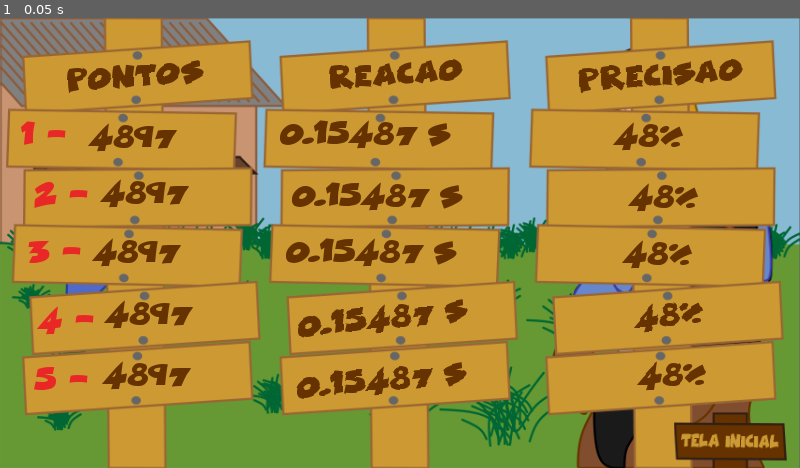
Above: before the commit, frame 1.
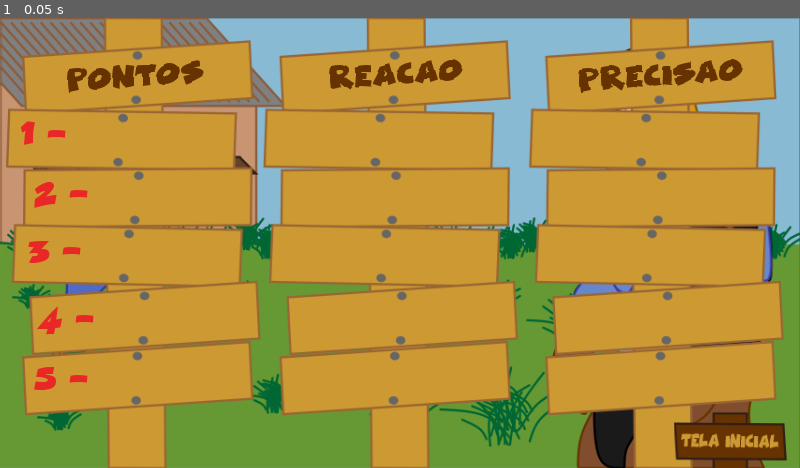
Above: after the commit, the same moment.

Repository: carlospazuzu/ProjetoFinalTEP
Game: Godot game, scene res://scenes/records/RecordsScreen.tscn
Two runs of this game, one before a commit and one after it. Both use one fixed random seed, a clock stepped at 60 frames per second and the inputs below. This scene is started directly instead of the project's main scene.
Inputs:
- Up to frame 1 (0.05 s): no input

The runs differ from the first frame. In frame 1, 6.1% of the frame differs, in the area x 11-89%, y 22-85%.
Error after the commit: Invalid get index '0' (on base: 'Array'). (res://scenes/records/RecordsScreen.gd:5)

Commit message:
Implantação do save

Diff:
--- a/project.godot
+++ b/project.godot
@@ -19,6 +19,10 @@
 run/main_scene="res://scenes/tests/Tests.tscn"
 config/icon="res://icon.png"
 
+[autoload]
+
+Data="*res://save/Data.gd"
+
 [display]
 
 window/size/width=853
--- /dev/null
+++ b/save/Data.gd
@@ -0,0 +1,24 @@
+extends Node
+
+const FILE_NAME = "user://save-data.json"
+
+var records = []
+
+func save():
+	var file = File.new()
+	file.open(FILE_NAME, File.WRITE)
+	file.store_string(to_json(records))
+	file.close()
+
+func load():
+	var file = File.new()
+	if file.file_exists(FILE_NAME):
+		file.open(FILE_NAME, File.READ)
+		var data = parse_json(file.get_as_text())
+		file.close()
+		if typeof(data) == TYPE_ARRAY:
+			records = data
+		else:
+			printerr("Corrupted data!")
+	else:
+		printerr("No saved data!")
--- /dev/null
+++ b/save/Data.tscn
@@ -0,0 +1,6 @@
+[gd_scene load_steps=2 format=2]
+
+[ext_resource path="res://save/Data.gd" type="Script" id=1]
+
+[node name="Data" type="Node"]
+script = ExtResource( 1 )
--- a/scenes/duelo/DueloScreen.gd
+++ b/scenes/duelo/DueloScreen.gd
@@ -118,49 +118,16 @@
 
 func _save_record_to_file(final_score, x):
 	var precisao = int(200 - (abs(x) * 100))
-
-	var records = []
-	records.append(
-		{
+	var record = {
 			"pontos": final_score,
 			"reacao": time_elapsed,
 			"precisao": precisao,
 		}
-	)
-
-	var file = File.new()
-	if file.file_exists("user://save.dat", File.READ):
-		var err = file.open("user://save.dat", File.READ)
-		if err == OK:
-			var r = file.get_var()
-			r.append(records)
-
-			r.sort_custom(MyCustomSorter, "sort_ascending")
-
-			if len(r) >= 5:
-				r.pop_back()
-
-			file.close()
-			var err2 = file.open("user://save.dat", File.WRITE)
-			if err2 == OK:
-				file.store_var(r)
-			else:
-				print("Error trying to save to file")
-
-			file.close()
-		else:
-			print("Error reading file")
-		file.close()
-	else:
-		var error = file.open("user://save.dat", File.WRITE)
-		if error == OK:
-
-			file.store_var(records)
-		else:
-			print("Error opening file!")
-
-		file.close()
-
+	Data.records.append(record)
+	Data.records.sort_custom(MyCustomSorter, "sort_ascending")
+	if len(Data.records) >= 5:
+		Data.records.pop_back()
+	Data.save()
 
 
 func _on_ShootTouchButton_pressed():
--- a/scenes/duelo/DueloScreen.tscn
+++ b/scenes/duelo/DueloScreen.tscn
@@ -20,7 +20,7 @@
 [ext_resource path="res://resources/buttons/next_player_button_pressed.png" type="Texture" id=18]
 [ext_resource path="res://resources/buttons/next_player_button.png" type="Texture" id=19]
 [ext_resource path="res://resources/buttons/ScoreDuelo.png" type="Texture" id=20]
-[ext_resource path="res://theme/new_theme.tres" type="Theme" id=21]
+[ext_resource path="res://theme/new_theme_2.tres" type="Theme" id=21]
 
 [sub_resource type="DynamicFont" id=1]
 size = 40
@@ -28,11 +28,11 @@
 font_data = ExtResource( 13 )
 
 [sub_resource type="DynamicFont" id=2]
-size = 21
+size = 19
 font_data = ExtResource( 13 )
 
 [sub_resource type="DynamicFont" id=3]
-size = 21
+size = 19
 font_data = ExtResource( 13 )
 
 [sub_resource type="DynamicFont" id=4]
@@ -107,7 +107,7 @@
 visible = false
 margin_left = 118.0
 margin_top = 58.0
-margin_right = 245.0
+margin_right = 279.0
 margin_bottom = 83.0
 theme = ExtResource( 21 )
 custom_colors/default_color = Color( 0.411765, 0.223529, 0.105882, 1 )
@@ -120,7 +120,7 @@
 visible = false
 margin_left = 612.0
 margin_top = 57.0
-margin_right = 738.0
+margin_right = 787.0
 margin_bottom = 80.0
 theme = ExtResource( 21 )
 custom_colors/default_color = Color( 0.411765, 0.223529, 0.105882, 1 )
@@ -137,66 +137,72 @@
 margin_bottom = 138.0
 custom_fonts/normal_font = SubResource( 2 )
 custom_colors/default_color = Color( 0.410156, 0.223562, 0.104141, 1 )
+text = "0000 pts"
 __meta__ = {
 "_edit_use_anchors_": false
 }
 
 [node name="ScoreTextPlayer2" type="RichTextLabel" parent="."]
 visible = false
-margin_left = 541.0
-margin_top = 86.0
-margin_right = 832.0
-margin_bottom = 136.0
+margin_left = 546.0
+margin_top = 85.0
+margin_right = 837.0
+margin_bottom = 135.0
 custom_fonts/normal_font = SubResource( 3 )
 custom_colors/default_color = Color( 0.411765, 0.223529, 0.105882, 1 )
+text = "0000 pts"
 __meta__ = {
 "_edit_use_anchors_": false
 }
 
 [node name="ReactionTimeTextP1" type="RichTextLabel" parent="."]
 visible = false
-margin_left = 70.0
+margin_left = 63.0
+margin_top = 145.0
+margin_right = 349.0
+margin_bottom = 179.0
+theme = ExtResource( 21 )
+custom_colors/default_color = Color( 0.411765, 0.223529, 0.105882, 1 )
+text = "reacao:"
+__meta__ = {
+"_edit_use_anchors_": false
+}
+
+[node name="ReactionTimeTextP2" type="RichTextLabel" parent="."]
+visible = false
+margin_left = 548.285
 margin_top = 144.0
-margin_right = 356.0
-margin_bottom = 171.0
-theme = ExtResource( 21 )
-custom_colors/default_color = Color( 0.411765, 0.223529, 0.105882, 1 )
-__meta__ = {
-"_edit_use_anchors_": false
-}
-
-[node name="ReactionTimeTextP2" type="RichTextLabel" parent="."]
-visible = false
-margin_left = 564.285
-margin_top = 144.0
-margin_right = 851.285
+margin_right = 835.285
 margin_bottom = 178.0
 theme = ExtResource( 21 )
 custom_colors/default_color = Color( 0.411765, 0.223529, 0.105882, 1 )
+text = "reacao:"
 __meta__ = {
 "_edit_use_anchors_": false
 }
 
 [node name="PrecisionTextP1" type="RichTextLabel" parent="."]
 visible = false
-margin_left = 70.0
-margin_top = 174.0
-margin_right = 272.0
-margin_bottom = 197.0
-theme = ExtResource( 21 )
-custom_colors/default_color = Color( 0.411765, 0.223529, 0.105882, 1 )
+margin_left = 61.0
+margin_top = 178.0
+margin_right = 300.0
+margin_bottom = 223.0
+theme = ExtResource( 21 )
+custom_colors/default_color = Color( 0.411765, 0.223529, 0.105882, 1 )
+text = "precisao:"
 __meta__ = {
 "_edit_use_anchors_": false
 }
 
 [node name="PrecisionTextP2" type="RichTextLabel" parent="."]
 visible = false
-margin_left = 563.0
-margin_top = 174.0
-margin_right = 803.0
-margin_bottom = 201.0
-theme = ExtResource( 21 )
-custom_colors/default_color = Color( 0.411765, 0.223529, 0.105882, 1 )
+margin_left = 548.0
+margin_top = 184.0
+margin_right = 807.0
+margin_bottom = 238.0
+theme = ExtResource( 21 )
+custom_colors/default_color = Color( 0.411765, 0.223529, 0.105882, 1 )
+text = "precisao:"
 __meta__ = {
 "_edit_use_anchors_": false
 }
--- a/scenes/records/RecordsScreen.gd
+++ b/scenes/records/RecordsScreen.gd
@@ -1,20 +1,17 @@
 extends Node2D
 
-
-# Declare member variables here. Examples:
-# var a = 2
-# var b = "text"
+func _ready():
+	Data.load()
+	$PontosContainer/um.text = str(int(Data.records[0].pontos))
+	$PontosContainer/dois.text = str(int(Data.records[1].pontos))
+	$PontosContainer/tres.text = str(int(Data.records[2].pontos))
+	$PontosContainer/quarto.text = str(int(Data.records[3].pontos))
+	$PontosContainer/cinco.text = str(int(Data.records[4].pontos))
 
 
-# Called when the node enters the scene tree for the first time.
-func _ready():
-	pass # Replace with function body.
-
-
-# Called every frame. 'delta' is the elapsed time since the previous frame.
 #func _process(delta):
 #	pass
 
 
 func _on_ReturnHomeButton_pressed():
-	get_tree().change_scene("res://scenes/tests/Tests.gd")
+	get_tree().change_scene("res://scenes/tests/Tests.tscn")
--- a/scenes/records/RecordsScreen.tscn
+++ b/scenes/records/RecordsScreen.tscn
@@ -140,62 +140,57 @@
 "_edit_use_anchors_": false
 }
 
-[node name="1" type="Label" parent="PontosContainer"]
+[node name="um" type="Label" parent="PontosContainer"]
 margin_left = -70.0
 margin_top = 6.0
 margin_right = 82.0
 margin_bottom = 47.0
 theme = ExtResource( 3 )
 custom_colors/font_color = Color( 0.4, 0.2, 0, 1 )
-text = "4897"
-__meta__ = {
-"_edit_use_anchors_": false
-}
-
-[node name="2" type="Label" parent="PontosContainer"]
+__meta__ = {
+"_edit_use_anchors_": false
+}
+
+[node name="dois" type="Label" parent="PontosContainer"]
 margin_left = -57.0
 margin_top = 66.0
 margin_right = 95.0
 margin_bottom = 107.0
 theme = ExtResource( 3 )
 custom_colors/font_color = Color( 0.4, 0.2, 0, 1 )
-text = "4897"
-__meta__ = {
-"_edit_use_anchors_": false
-}
-
-[node name="3" type="Label" parent="PontosContainer"]
+__meta__ = {
+"_edit_use_anchors_": false
+}
+
+[node name="tres" type="Label" parent="PontosContainer"]
 margin_left = -66.0
 margin_top = 129.0
 margin_right = 86.0
 margin_bottom = 170.0
 theme = ExtResource( 3 )
 custom_colors/font_color = Color( 0.4, 0.2, 0, 1 )
-text = "4897"
-__meta__ = {
-"_edit_use_anchors_": false
-}
-
-[node name="4" type="Label" parent="PontosContainer"]
+__meta__ = {
+"_edit_use_anchors_": false
+}
+
+[node name="quatro" type="Label" parent="PontosContainer"]
 margin_left = -53.0
 margin_top = 195.0
 margin_right = 99.0
 margin_bottom = 236.0
 theme = ExtResource( 3 )
 custom_colors/font_color = Color( 0.4, 0.2, 0, 1 )
-text = "4897"
-__meta__ = {
-"_edit_use_anchors_": false
-}
-
-[node name="5" type="Label" parent="PontosContainer"]
+__meta__ = {
+"_edit_use_anchors_": false
+}
+
+[node name="cinco" type="Label" parent="PontosContainer"]
 margin_left = -55.0
 margin_top = 260.0
 margin_right = 97.0
 margin_bottom = 301.0
 theme = ExtResource( 3 )
 custom_colors/font_color = Color( 0.4, 0.2, 0, 1 )
-text = "4897"
 __meta__ = {
 "_edit_use_anchors_": false
 }
@@ -214,7 +209,6 @@
 margin_bottom = 150.0
 theme = ExtResource( 3 )
 custom_colors/font_color = Color( 0.4, 0.2, 0, 1 )
-text = "0.15487 s"
 __meta__ = {
 "_edit_use_anchors_": false
 }
@@ -226,7 +220,6 @@
 margin_bottom = 216.0
 theme = ExtResource( 3 )
 custom_colors/font_color = Color( 0.4, 0.2, 0, 1 )
-text = "0.15487 s"
 __meta__ = {
 "_edit_use_anchors_": false
 }
@@ -238,7 +231,6 @@
 margin_bottom = 276.0
 theme = ExtResource( 3 )
 custom_colors/font_color = Color( 0.4, 0.2, 0, 1 )
-text = "0.15487 s"
 __meta__ = {
 "_edit_use_anchors_": false
 }
@@ -251,7 +243,6 @@
 rect_rotation = -5.98514
 theme = ExtResource( 3 )
 custom_colors/font_color = Color( 0.4, 0.2, 0, 1 )
-text = "0.15487 s"
 __meta__ = {
 "_edit_use_anchors_": false
 }
@@ -264,7 +255,6 @@
 rect_rotation = -5.33941
 theme = ExtResource( 3 )
 custom_colors/font_color = Color( 0.4, 0.2, 0, 1 )
-text = "0.15487 s"
 __meta__ = {
 "_edit_use_anchors_": false
 }
@@ -284,7 +274,6 @@
 rect_rotation = -0.112822
 theme = ExtResource( 3 )
 custom_colors/font_color = Color( 0.4, 0.2, 0, 1 )
-text = "48%"
 align = 1
 __meta__ = {
 "_edit_use_anchors_": false
@@ -298,7 +287,6 @@
 rect_rotation = -0.112822
 theme = ExtResource( 3 )
 custom_colors/font_color = Color( 0.4, 0.2, 0, 1 )
-text = "48%"
 align = 1
 __meta__ = {
 "_edit_use_anchors_": false
@@ -312,7 +300,6 @@
 rect_rotation = -0.112822
 theme = ExtResource( 3 )
 custom_colors/font_color = Color( 0.4, 0.2, 0, 1 )
-text = "48%"
 align = 1
 __meta__ = {
 "_edit_use_anchors_": false
@@ -326,7 +313,6 @@
 rect_rotation = -6.61714
 theme = ExtResource( 3 )
 custom_colors/font_color = Color( 0.4, 0.2, 0, 1 )
-text = "48%"
 align = 1
 __meta__ = {
 "_edit_use_anchors_": false
@@ -340,7 +326,6 @@
 rect_rotation = -2.22795
 theme = ExtResource( 3 )
 custom_colors/font_color = Color( 0.4, 0.2, 0, 1 )
-text = "48%"
 align = 1
 __meta__ = {
 "_edit_use_anchors_": false
--- a/scenes/tests/Tests.gd
+++ b/scenes/tests/Tests.gd
@@ -1,21 +1,11 @@
 extends Node2D
 
 
-var count = 0
-
-# Called when the node enters the scene tree for the first time.
 func _ready():
-	pass # Replace with function body.
-
-
+	pass
 # Called every frame. 'delta' is the elapsed time since the previous frame.
 #func _process(delta):
 #	pass
-
-#func _input(event):
-	#if event is InputEventMouseButton:
-		#get_tree().change_scene("res://scenes/treino/TreinoScreen.tscn")
-
 
 func _on_TreinoButton_pressed():
 	get_tree().change_scene("res://scenes/treino/TreinoScreen.tscn")
@@ -23,8 +13,5 @@
 func _on_DueloButton_pressed():
 	get_tree().change_scene("res://scenes/duelo/DueloScreen.tscn")
 
-
 func _on_MeusDisparosButton_pressed():
-	count += 5
-	$Text.text = str(count)
-	pass # Replace with function body.
+	get_tree().change_scene("res://scenes/records/RecordsScreen.tscn")
--- a/scenes/tests/Tests.tscn
+++ b/scenes/tests/Tests.tscn
@@ -8,6 +8,7 @@
 [ext_resource path="res://resources/buttons/BG_Button_Pressed_01.png" type="Texture" id=6]
 [ext_resource path="res://resources/buttons/BG_Button_Pressed_03.png" type="Texture" id=7]
 [ext_resource path="res://resources/buttons/BG_Button_Pressed_02.png" type="Texture" id=8]
+[ext_resource path="res://theme/new_theme.tres" type="Theme" id=9]
 
 [node name="Tests" type="Node2D"]
 script = ExtResource( 2 )
@@ -37,8 +38,9 @@
 [node name="Text" type="RichTextLabel" parent="."]
 margin_left = 39.0
 margin_top = 17.0
-margin_right = 352.0
-margin_bottom = 57.0
+margin_right = 651.0
+margin_bottom = 88.0
+theme = ExtResource( 9 )
 __meta__ = {
 "_edit_use_anchors_": false
 }
--- /dev/null
+++ b/theme/new_theme_2.tres
@@ -0,0 +1,10 @@
+[gd_resource type="Theme" load_steps=3 format=2]
+
+[ext_resource path="res://resources/fonts/COMICAL CARTOON.TTF" type="DynamicFontData" id=1]
+
+[sub_resource type="DynamicFont" id=1]
+size = 8
+font_data = ExtResource( 1 )
+
+[resource]
+default_font = SubResource( 1 )
Not shown: 1 places in scenes/tests/Tests.tscn that only renumber resources
Not shown, changed: debug/BANGG!.apk
